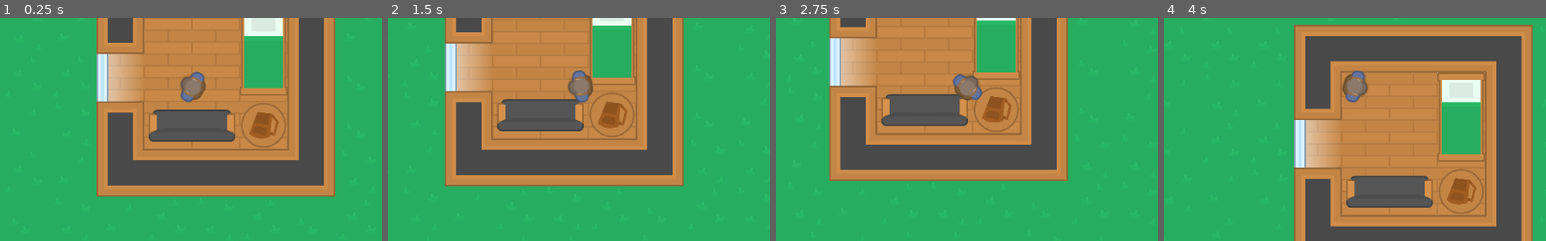
Above: before the commit, frames 1-4 (left to right).
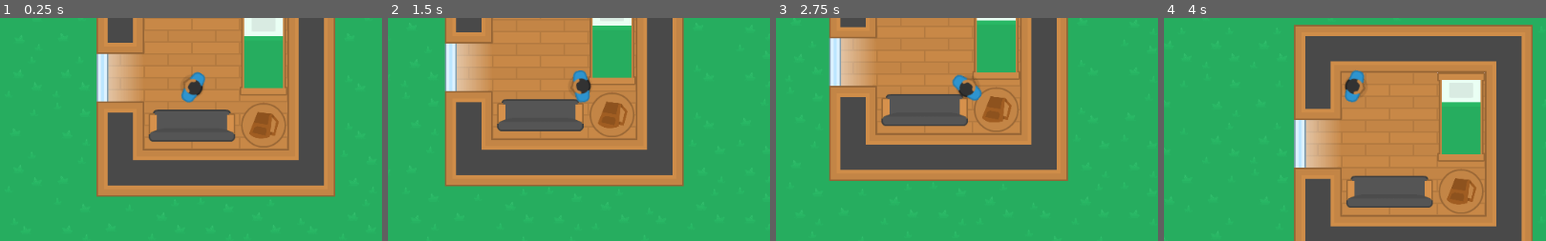
Above: after the commit, the same moments.

Repository: BrunoM24/Top-Down-Simple-Game
Game: Godot game, scene res://src/World.tscn
The game is run twice, just before and just after one commit, with the same random seed, the same clock (stepped at 60 frames per second) and the same inputs.
Inputs (mouse positions are % of the whole screen's width and height, from its top left):
- Up to frame 1 (0.25 s): no input
- Up to frame 2 (1.5 s): tap Enter at 0.5 s; move the mouse to (72, 45) at 0.52 s; hold D (move_right) 0.53-1.28 s; hold E (interact) 0.53-1.28 s; tap Space at 1.25 s; move the mouse to (30, 55) at 1.27 s; hold S (move_down) from 1.28 s (still down); click (30, 55) at 1.35 s
- Up to frame 3 (2.75 s): tap Enter at 2 s; move the mouse to (60, 28) at 2.02 s; release S (move_down) at 2.03 s; hold D (move_right) from 2.03 s (still down); hold E (interact) from 2.03 s (still down)
- Up to frame 4 (4 s): move the mouse to (45, 70) at 2.77 s; release D (move_right) at 2.78 s; release E (interact) at 2.78 s; hold W (move_up) 2.78-3.53 s; click (45, 70) at 2.85 s; move the mouse to (80, 65) at 3.52 s; hold A (move_left) from 3.53 s (still down); hold E (interact) from 3.53 s (still down)
The pictures show only the part of the screen within x 25-75%, y 35-85%; the shares and areas given below are measured in that part.

The runs differ from the first frame. In frame 1, 0.7% of the frame differs, in the area x 47-54%, y 23-39%; in frame 2, 0.7%; in frame 3, 0.7%; in frame 4, 0.7%, in the area x 46-54%, y 23-39%.
Error in both runs: Invalid set index 'pickable' (on base: 'Node2D') with value of type 'bool'. (res://src/player/Player.gd:81)

Commit message:
Player - Replaced the Sprite Image for the new Blue Shirt Character Asset

Diff:
--- a/src/player/Player.tscn
+++ b/src/player/Player.tscn
@@ -1,6 +1,6 @@
 [gd_scene load_steps=6 format=2]
 
-[ext_resource path="res://assets/characters/survivor_1/survivor1_stand.png" type="Texture" id=1]
+[ext_resource path="res://assets/characters/blue_shirt/manBlue_stand.png" type="Texture" id=1]
 [ext_resource path="res://src/player/Player.gd" type="Script" id=2]
 
 [sub_resource type="CircleShape2D" id=1]
@@ -42,12 +42,11 @@
 texture = ExtResource( 1 )
 
 [node name="CollisionShape2D" type="CollisionShape2D" parent="."]
-visible = false
 position = Vector2( -1.26277, 0 )
 shape = SubResource( 2 )
 
 [node name="RightHand" type="Position2D" parent="."]
-position = Vector2( 12, 14 )
+position = Vector2( 12, 12 )
 __meta__ = {
 "_gizmo_extents_": 4.0
 }
